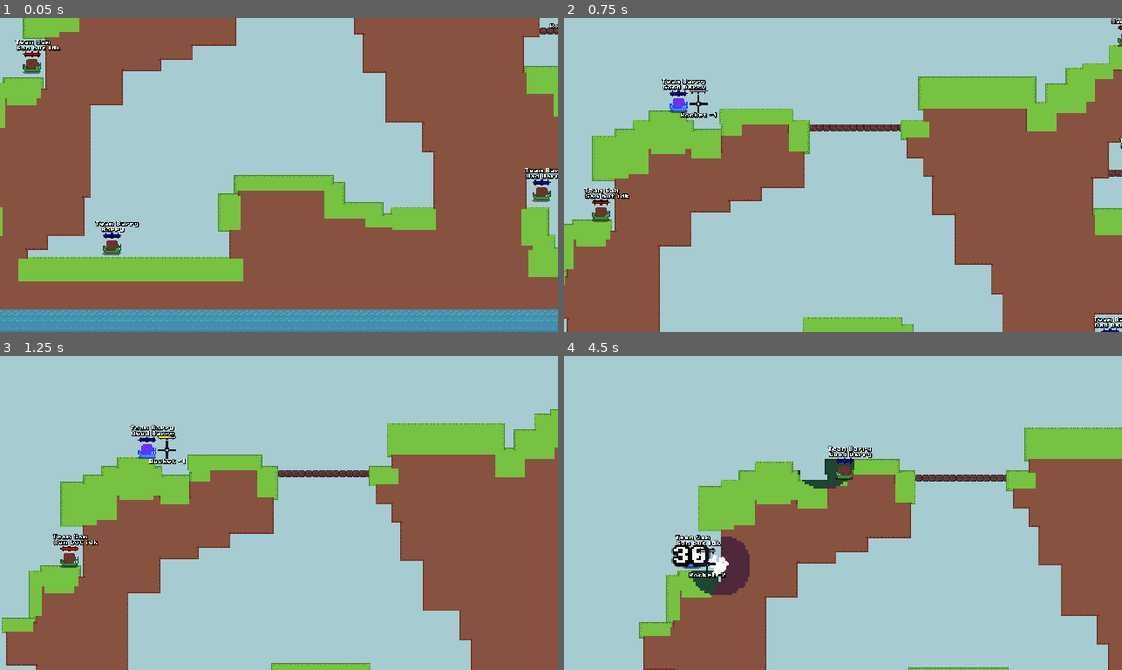
Above: before the commit, frames 1-4 (two rows, left to right).
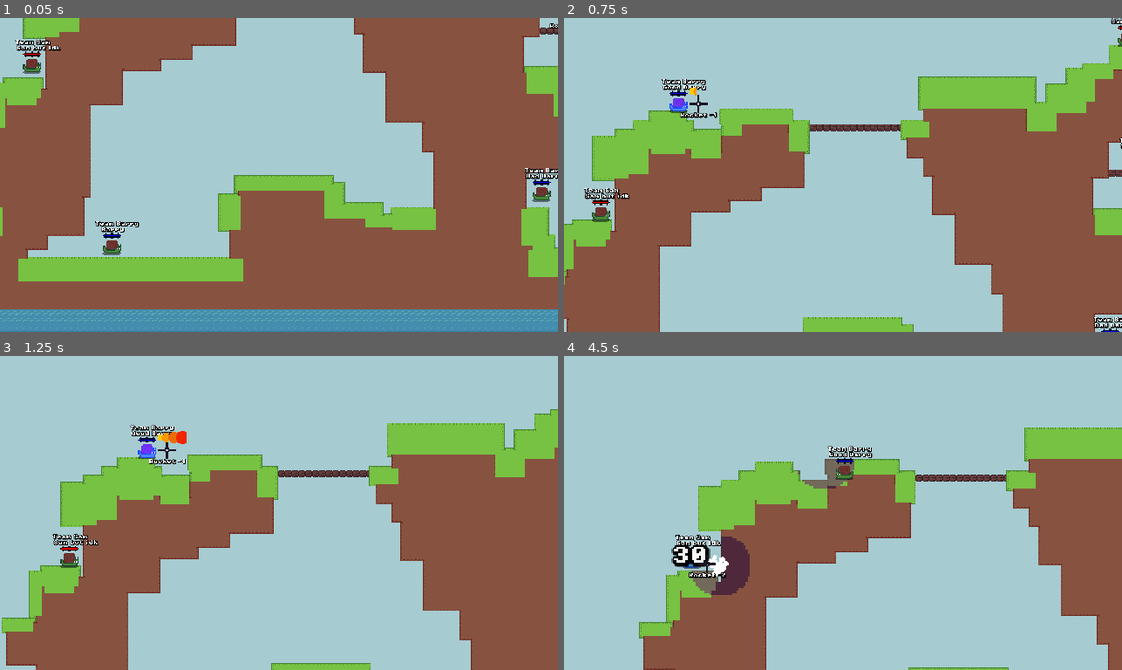
Above: after the commit, the same moments.

Repository: codingbanana21/Snail-Wars
Game: Godot game, scene res://scenes/game.tscn
Same seed, same stepped clock (60 frames per second), same inputs: the game is played once before the commit and once after it.
Inputs (mouse positions are in pixels of both pictures, inside the frame that each line leads up to):
- Up to frame 1 (0.05 s): no input
- Up to frame 2 (0.75 s): tap Enter (skip) at 0.5 s; move the mouse to (870, 175) at 0.52 s; press the mouse at (870, 175) at 0.53 s; hold D (right) from 0.53 s (still down)
- Up to frame 3 (1.25 s): keep holding D (right); tap W (jump) at 0.77 s
- Up to frame 4 (4.5 s): move the mouse to (815, 513) at 1.27 s; release the mouse at (815, 513) at 1.28 s; click (815, 513) at 1.35 s; tap W (jump) at 1.52, 3.02, 3.77 s; move the mouse to (854, 506) at 2.02 s; release D (right) at 2.03 s; press the mouse at (854, 506) at 2.03 s; hold A (left) 2.03-2.78 s; tap Mouse wheel down (last_weapon) at 2.1 s; move the mouse to (837, 519) at 2.77 s; release the mouse at (837, 519) at 2.78 s; hold D (right) 2.78-4.28 s; tap Mouse wheel up (next_weapon) at 2.85 s; click (837, 519) at 3.05 s; move the mouse to (887, 516) at 3.52 s; press the mouse at (887, 516) at 3.53 s; move the mouse to (798, 509) at 4.27 s; release the mouse at (798, 509) at 4.28 s; hold A (left) from 4.28 s (still down); click (798, 509) at 4.35 s

Frame 1 is identical in both runs. In frame 2, less than 0.1% of the frame differs, in the area x 22-26%, y 21-25%; in frame 3, 0.2%; in frame 4, 0.6%, in the area x 22-53%, y 32-77%.

Commit message:
Change some art

Diff:
--- a/scenes/mouse.tscn
+++ b/scenes/mouse.tscn
@@ -3,8 +3,7 @@
 [ext_resource type="Script" uid="uid://dq5pcpy5obcn6" path="res://scripts/Mouse.gd" id="1_ouscy"]
 [ext_resource type="Texture2D" uid="uid://3tydmbpohdgr" path="res://assets/images/cross.png" id="2_xa71f"]
 [ext_resource type="LabelSettings" uid="uid://cm76igu117yxn" path="res://assets/fonts/label_settings.tres" id="3_xa71f"]
-[ext_resource type="Texture2D" uid="uid://80ku7v6di7w0" path="res://assets/images/hp_bar2.png" id="4_dexx5"]
-[ext_resource type="Texture2D" uid="uid://y40cu0b2lobn" path="res://assets/images/hp_bar.png" id="5_j7mu1"]
+[ext_resource type="Texture2D" uid="uid://bekdgnnikk6tf" path="res://assets/images/shot.png" id="4_iog6k"]
 
 [node name="Mouse" type="Node2D" unique_id=444797727]
 z_index = 100
@@ -30,8 +29,7 @@
 offset_bottom = -3.5
 max_value = 10.0
 step = 0.1
-texture_under = ExtResource("4_dexx5")
-texture_progress = ExtResource("5_j7mu1")
+texture_progress = ExtResource("4_iog6k")
 tint_progress = Color(1, 1, 0, 1)
 
 [node name="ShakeTimer" type="Timer" parent="." unique_id=1389379614]
--- a/scripts/player.gd
+++ b/scripts/player.gd
@@ -62,6 +62,7 @@
 	weapon %= 7
 	Mouse.weapon_left = str(Globals.teams_weapons[team_number][weapon])
 	Mouse.weapon = weapon
+	Mouse.shot_progess = projectile_speed
 
 	if global_position > Mouse.global_position and Mouse.moving:
 		snail.flip_h = true
@@ -71,7 +72,6 @@
 	if Globals.teams_weapons[team_number][weapon] != 0 and next_player_timer.is_stopped():
 		if Input.is_action_pressed("attack"):
 			projectile_speed += 8.0 * delta
-			Mouse.shot_progess = projectile_speed
 
 		if Input.is_action_just_released("attack") or projectile_speed >= 10.0:
 			shot_projectile("res://projectiles/"+WEAPONS[weapon]+".tscn")
Binary file added: assets/images/shot.png
Not shown, added: assets/images/shot.png.import
Binary file changed: assets/images/world_tileset.png
